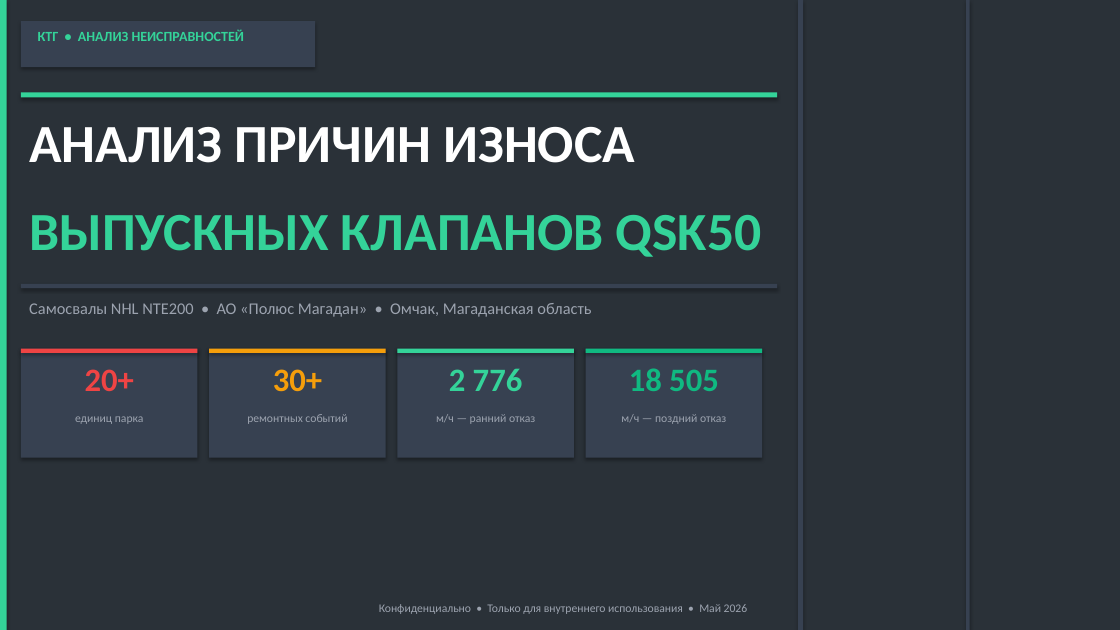
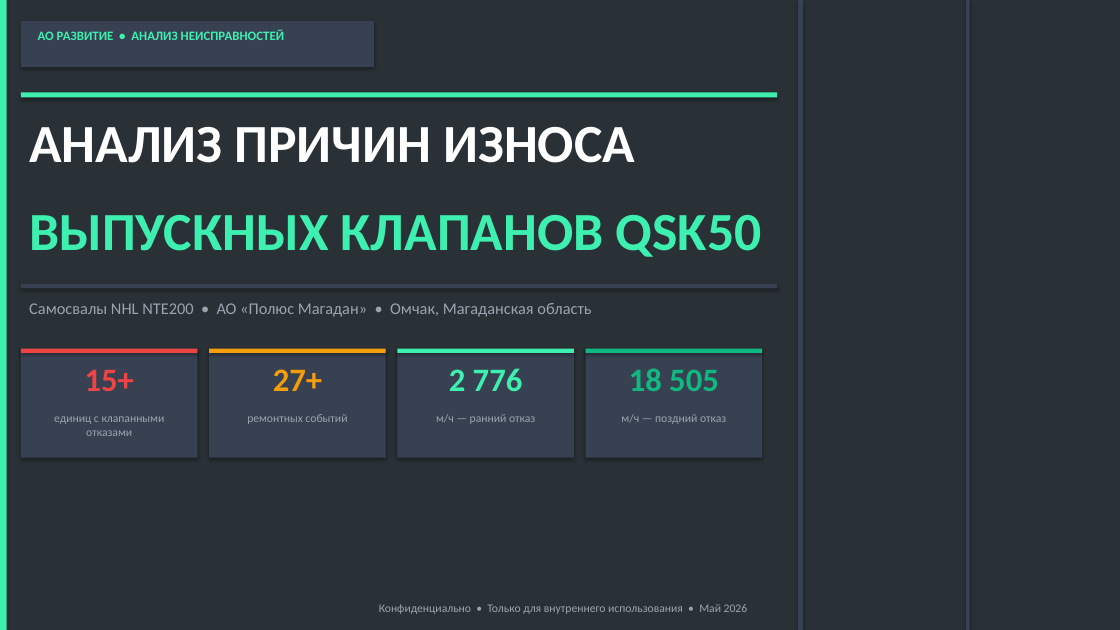
Before and after one commit to victorekuznetsov/NTE200, a slide deck: slide 1 of Презентация_анализ_клапанов_QSK50_NTE200.pptx. Drawn at 1120x630 pixels with LibreOffice and Linux fonts; fonts in the diff are those of the drawing. Boxes give left, top, right and bottom in pixels: in the first picture for what was removed or moved away, otherwise in the second. Text is boxed around its words. In the diff, an @@ line names an element or a change of style, - is before the commit and + after.

```diff
--- a/Презентация_анализ_клапанов_QSK50_NTE200.pptx
+++ b/Презентация_анализ_клапанов_QSK50_NTE200.pptx
@@ background #2A3138 to #293136 @@
@@ rectangle: place and size @@
-rectangle at box(21, 21, 315, 67)
+rectangle at box(21, 21, 374, 67)
@@ text at box(38, 29, 284, 40): text changed; size 12 to 11 pt; text colour #34D399 to #3EF0AF @@
-КТГ • АНАЛИЗ НЕИСПРАВНОСТЕЙ
+АО РАЗВИТИЕ • АНАЛИЗ НЕИСПРАВНОСТЕЙ
@@ text "ВЫПУСКНЫХ КЛАПАНОВ QSK50" at box(29, 215, 762, 257): text colour #34D399 to #3EF0AF @@
@@ fill #34D399 to #3EF0AF in 3 elements at box(0, 0, 7, 630), box(21, 92, 777, 97), box(397, 349, 574, 353) @@
@@ text "2 776" at box(449, 368, 523, 391): text colour #34D399 to #3EF0AF @@
@@ text at box(85, 370, 134, 391): text changed @@
-20+
+15+
@@ text at box(273, 369, 322, 391): text changed @@
-30+
+27+
@@ text at box(54, 416, 165, 436): text changed @@
-единиц парка
+единиц с клапанными отказами
```
Also in this commit, not shown: 18 other slides changed, 4 slides added, 1 slide removed, 3 other files.
